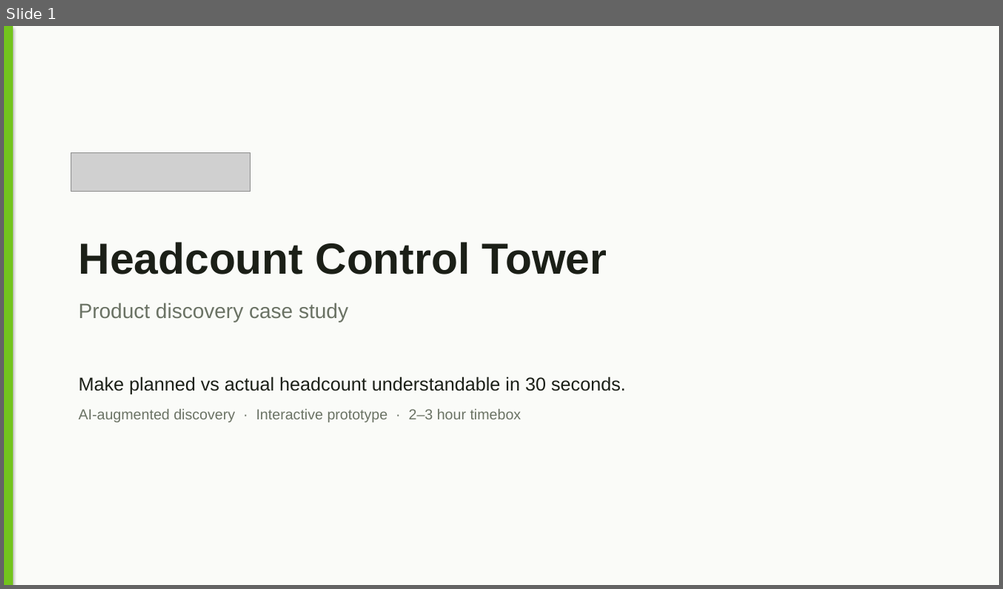
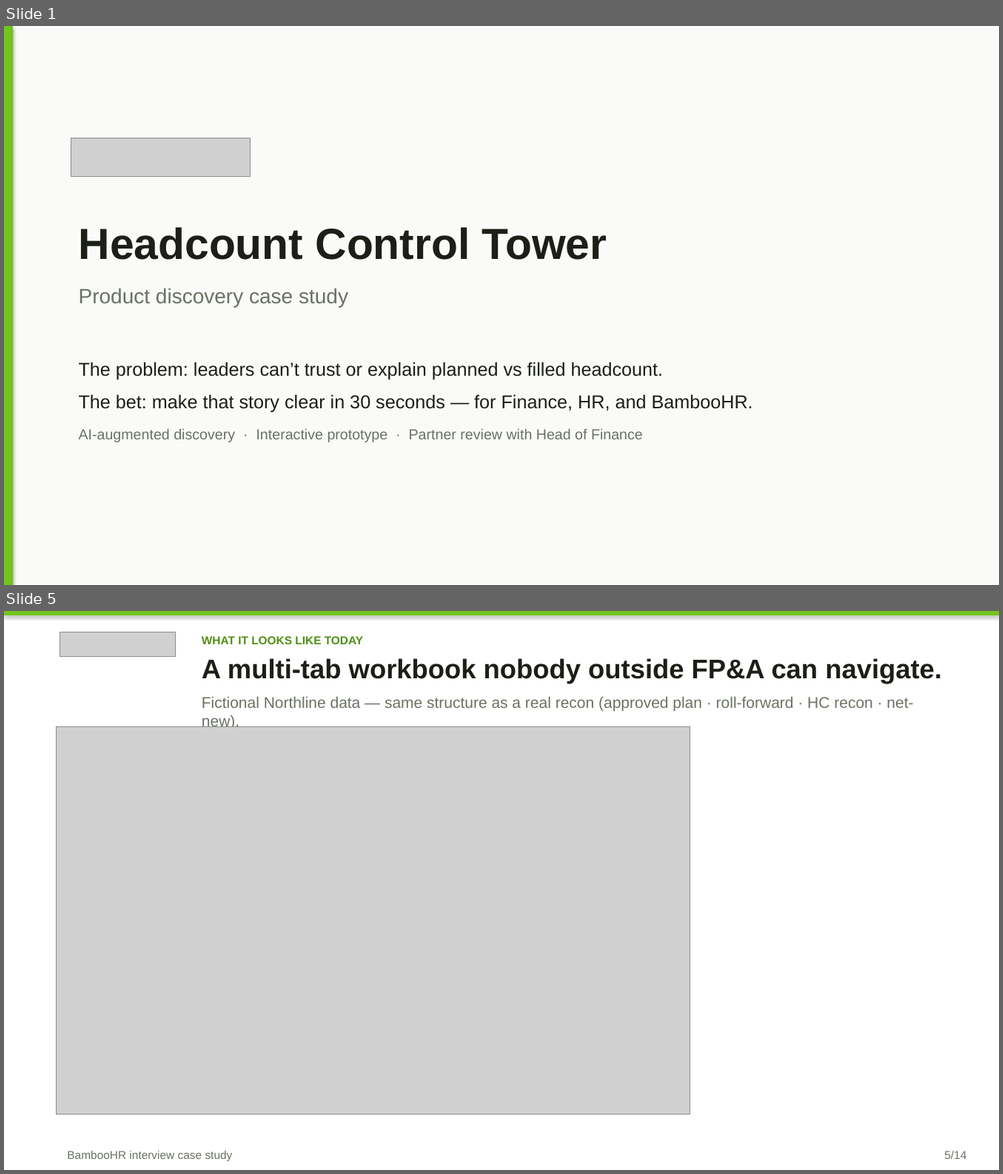
Before and after one commit to Brigdawg/Headcount-Reconciliation, a slide deck: deck/Headcount_Control_Tower_Case_Study.pptx. Shown one above the other, each under a label of ours: slide 1 before the commit, slides 1 and 5 after it; the slides between them are not shown. The pictures are 1003x589 and 1003x1174 pixels, drawn with LibreOffice and Linux fonts; fonts in the diff are those of the drawing; grey boxes stand for pictures. Boxes give left, top, right and bottom in pixels: in the first picture for what was removed or moved away, otherwise in the second. Text is boxed around its words. In the diff, an @@ line names an element or a change of style, - is before the commit and + after.

Commit message:
Strengthen deck around the problem, client value, and BambooHR value.
Add scrubbed “current spreadsheet” slide, clearer cross-functional process, and market stats focused on HR–Finance cohesion and recon time.

```diff
--- a/deck/Headcount_Control_Tower_Case_Study.pptx
+++ b/deck/Headcount_Control_Tower_Case_Study.pptx
@@ slide 5 added at <box>4,611,999,1170</box>, background #FFFFFF @@
@@ rectangle added at <box>4,611,999,615</box>, fill #73C41D @@
@@ picture added at <box>60,632,176,657</box> @@
@@ text added at <box>202,636,363,644</box>, 11 pt, text #4F8F12, bold @@
+WHAT IT LOOKS LIKE TODAY
@@ text added at <box>202,658,942,684</box>, 26 pt, text #1B1F17, bold @@
+A multi-tab workbook nobody outside FP&A can navigate.
@@ text added at <box>202,697,913,712</box>, 15 pt, text #6A7264 @@
+Fictional Northline data — same structure as a real recon (approved plan · roll-forward · HC recon · net-new).
@@ picture added at <box>57,726,690,1115</box> @@
@@ text added at <box>67,1151,233,1162</box>, 11 pt, text #6A7264 @@
+BambooHR interview case study
@@ text added at <box>944,1151,966,1159</box>, 11 pt, text #6A7264 @@
+5/14
@@ slide 1 changed as well @@
@@ picture: place and size @@
-picture at <box>71,153,250,192</box>
+picture at <box>71,138,250,177</box>
@@ text "Headcount Control Tower": place and size @@
-text "Headcount Control Tower" at <box>79,242,607,322</box>
+text "Headcount Control Tower" at <box>79,227,607,307</box>
@@ text at <box>79,362,753,443</box>: text changed; size 14 to 18 pt; text colour #6A7264 to #1B1F17 @@
-Make planned vs actual headcount understandable in 30 seconds.
-AI-augmented discovery · Interactive prototype · 2–3 hour timebox
+The problem: leaders can’t trust or explain planned vs filled headcount.
+The bet: make that story clear in 30 seconds — for Finance, HR, and BambooHR.
+AI-augmented discovery · Interactive prototype · Partner review with Head of Finance
```
Also in this commit, not shown: 8 other slides changed, 4 other slides added, 4 slides removed, 3 other files.
